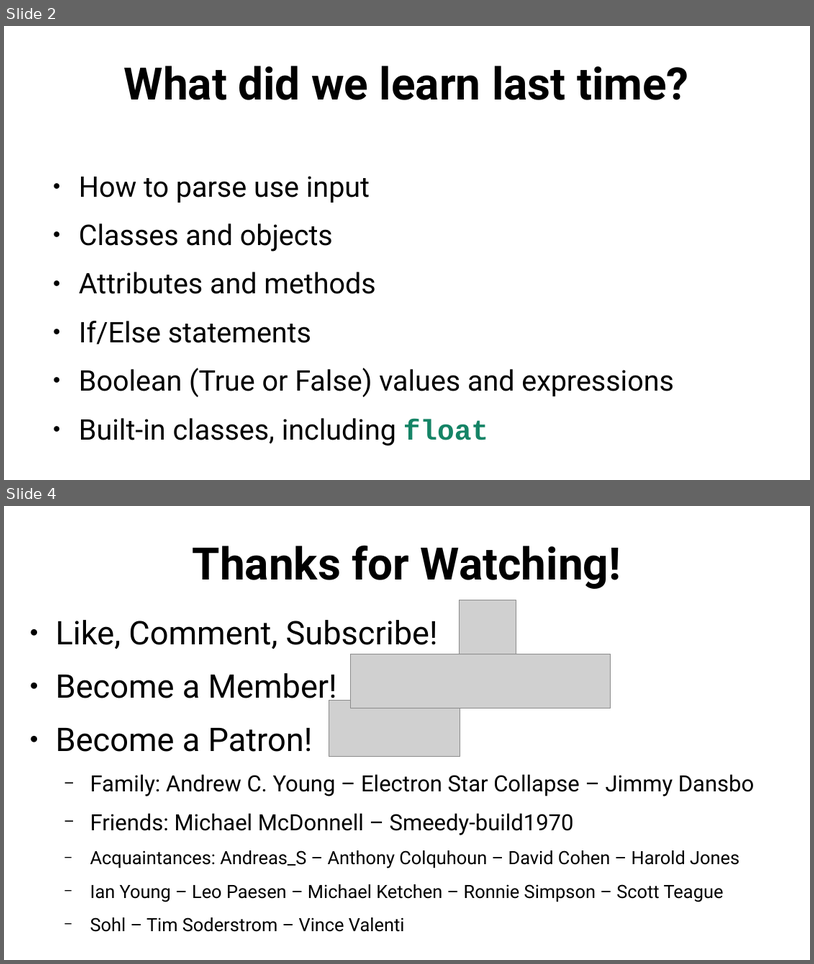
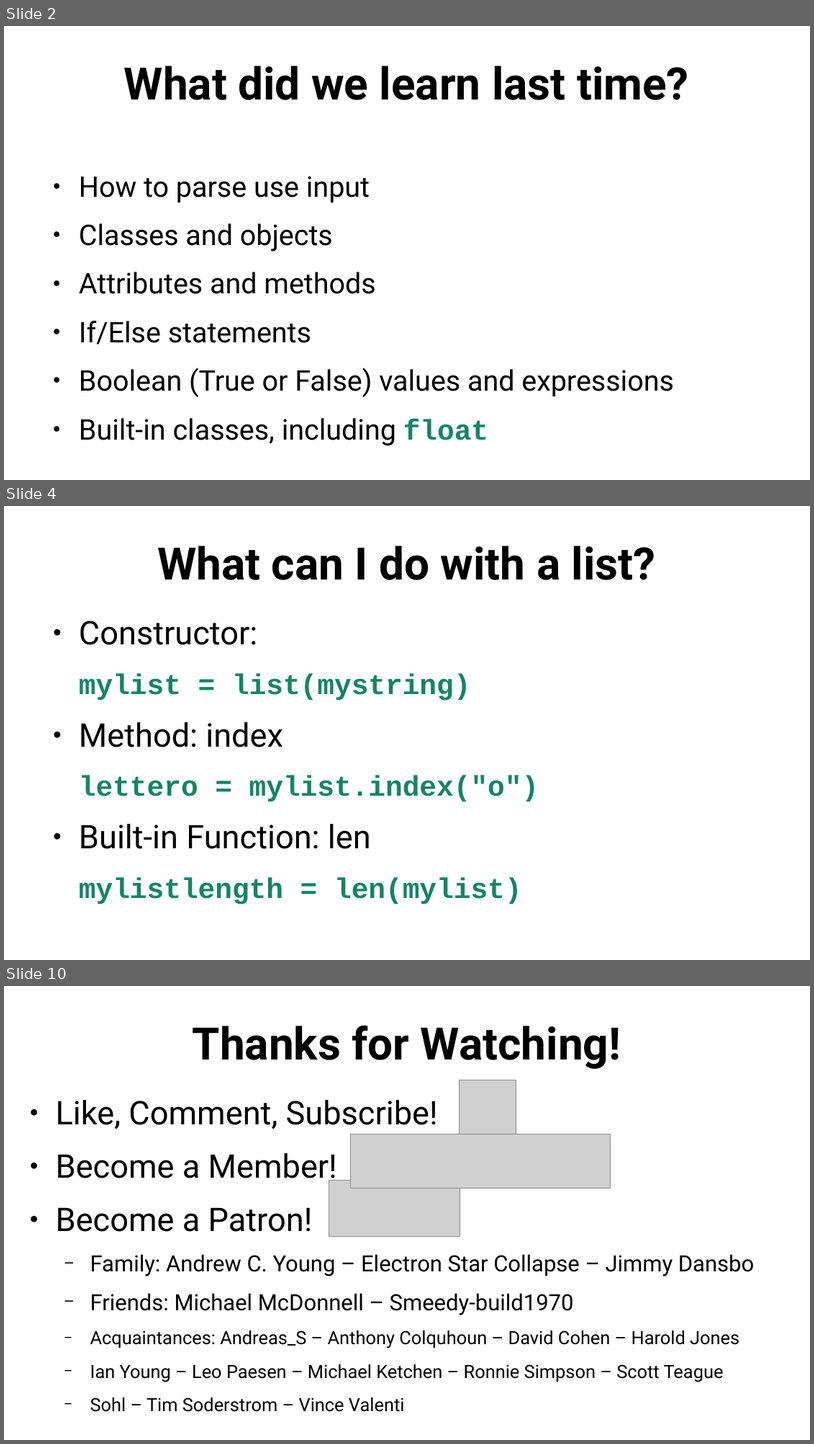
Before and after one commit to SlithyMatt/python-tutorial, a slide deck: lesson3/python101_lesson3_slides.odp. Shown one above the other, each under a label of ours: slides 2 and 4 before the commit, slides 2, 4 and 10 after it; the slides between them are not shown. The pictures are 814x964 and 814x1444 pixels, drawn with LibreOffice and Linux fonts; fonts in the diff are those of the drawing; grey boxes stand for pictures. Boxes give left, top, right and bottom in pixels: in the first picture for what was removed or moved away, otherwise in the second. Text is boxed around its words. In the diff, an @@ line names an element or a change of style, - is before the commit and + after.

```diff
--- a/lesson3/python101_lesson3_slides.odp
+++ b/lesson3/python101_lesson3_slides.odp
@@ slide 4 added at <box>4,506,810,960</box>, background #FFFFFF @@
@@ title added at <box>157,546,656,580</box>, 44 pt, text #000000, bold @@
+What can I do with a list?
@@ text added at <box>79,620,539,904</box>, 28 pt, text #158466, bold @@
+● Constructor:
+mylist = list(mystring)
+● Method: index
+lettero = mylist.index("o")
+● Built-in Function: len
+mylistlength = len(mylist)
@@ what was slide 4 is now slide 10 @@
```
Also in this commit, not shown: 1 slide changed, 5 other slides added.
